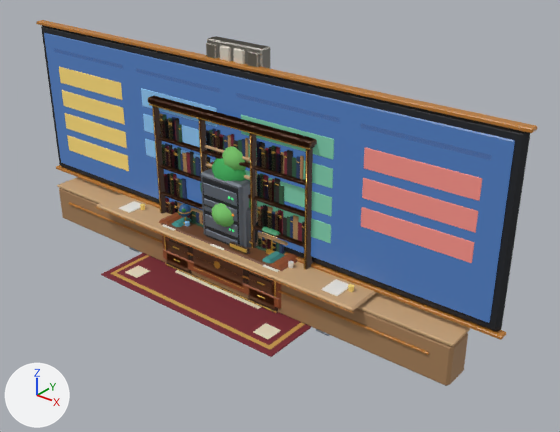
What one commit did to the glTF model apps/web/public/office/furniture.glb.
Both versions are drawn from a 50 mm lens placed at (6.97, -7.71, 6.06), pointed at (0.65, 0.19, 1.16). The axes (+X, +Y, +Z) are drawn at lower left. The lights are the same throughout. The older version comes first.

Script lines for the objects in view, before the commit:
```python
ob_counter = bpy.data.objects.new('counter', me_counter)
ob_counter.location = (0.0, 0.0, 0.0)
ob_plant_tall = bpy.data.objects.new('plant_tall', me_plant_tall)
ob_plant_tall.location = (0.0, 0.0, 0.0)
ob_server = bpy.data.objects.new('server', me_server)
ob_server.location = (0.0, 0.0, 0.0)
# also in view: 'bookcase_lux_e' at (0.0, -0.01, 1.32); 'bookcase_lux_w' at (0.0, -0.01, 1.32); 'rug_lux' at (0.0, 0.0, 0.02); 'sofa_lux' at (0.0, 0.0, 0.47); 'table' at (0.0, 0.0, 0.41)
```
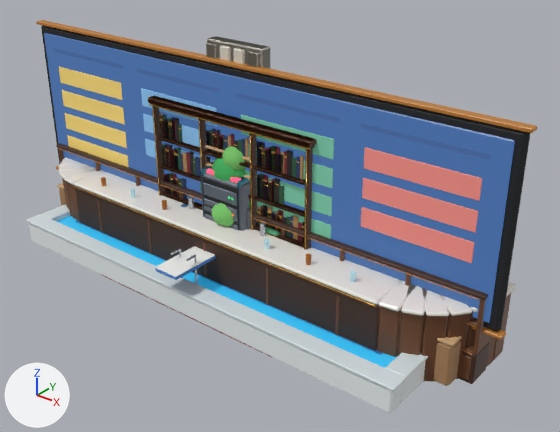
Patch to the scene script:
```diff
--- a/apps/web/public/office/furniture.glb.py
+++ b/apps/web/public/office/furniture.glb.py
@@ ob_diving_board @@
+ob_diving_board = bpy.data.objects.new('diving_board', me_diving_board)  # 256 vertices, 460 faces; spans x -0.27..0.27, y -1.5..0.39, z 0.0..1.12; in mat_pooltile (white #eef4f5), mat_poolcap (white #d9e3e6), mat_chrome (light grey #c9ced6), mat_boardblue (blue #3a7fd0), mat_net (white #f2f2ee)
+ob_diving_board.location = (0.0, 0.0, 0.0)
@@ ob_pool @@
+ob_pool = bpy.data.objects.new('pool', me_pool)  # 472 vertices, 872 faces; spans x -3.53..3.53, y -1.32..1.32, z 0.0..0.88; in mat_pooltile (white #eef4f5), mat_poolcap (white #d9e3e6), mat_water (cyan #39b6e0, glowing blue #1a6f96), mat_laneblue (blue #1d5f9a), mat_lanerope (yellow #f2d479), mat_chrome (light grey #c9ced6)
+ob_pool.location = (0.0, 0.0, 0.0)
@@ ob_arcade_b @@
+ob_arcade_b = bpy.data.objects.new('arcade_b', me_arcade_b)  # 378 vertices, 692 faces; spans x -0.38..0.38, y -0.45..0.35, z 0.0..1.8; in mat_neonteal (cyan #1f8f9a), mat_dark (black #1d2025), mat_metaldark (grey #6d747e), mat_red (red #cf4a44), mat_lemon (yellow #f2d479), mat_sky (blue #8ec1ea), mat_coral (pink #ee8f86), mat_ink (black #1a1a1a), mat_arcadescreen (cyan #7fe0ff, glowing blue #3fa8d8), mat_marqueeb (pink #ff7ab8, glowing pink #c2397a), mat_metal (grey #6f7884), mat_ledamber (orange #e08a2c, glowing brown #a8651a)
+ob_arcade_b.location = (0.0, 0.0, 0.0)
@@ ob_wine_wall @@
+ob_wine_wall = bpy.data.objects.new('wine_wall', me_wine_wall)  # 1920 vertices, 3184 faces; spans x -4.02..4.02, y -0.22..0.21, z 0.0..1.64; in mat_walnutdark (brown #432a1a), mat_walnut (brown #6e4529), mat_amber (orange #b9772a), mat_bottlegreen (dark green #2f6b3a), mat_bottleamber (brown #9a5a1c), mat_bottleclear (pale blue #d7ecef), mat_winered (dark red #6a1c2a)
+ob_wine_wall.location = (0.0, 0.0, 0.0)
@@ ob_bar_counter @@
+ob_bar_counter = bpy.data.objects.new('bar_counter', me_bar_counter)  # 1268 vertices, 2312 faces; spans x -4.05..4.05, y -0.86..0.7, z 0.0..1.52; in mat_walnut (brown #6e4529), mat_marble (white #f1ede6), mat_walnutdark (brown #432a1a), mat_amber (orange #b9772a), mat_gold (orange #d6aa4c), mat_chrome (light grey #c9ced6), mat_bottleamber (brown #9a5a1c), mat_glasstint (cyan #bfe0e6)
+ob_bar_counter.location = (0.0, 0.0, 0.0)
```

Changed parts and their boxes [x1, y1, x2, y2] in the pictures (560 x 432 px):
'bar_counter', added
    after: [59, 157, 516, 381]
    faces in mat_marble (white #f1ede6): [59, 157, 516, 316]
    faces in mat_walnutdark (brown #432a1a): [76, 189, 378, 351]
    faces in mat_walnut (brown #6e4529): [63, 179, 511, 381]
    faces in mat_gold (orange #d6aa4c): [73, 186, 376, 307]
    faces in mat_glasstint (cyan #bfe0e6): [130, 188, 356, 282]
'pool', added
    after: [26, 204, 428, 413]
    faces in mat_pooltile (white #eef4f5): [29, 213, 426, 413]
    faces in mat_poolcap (white #d9e3e6): [26, 204, 428, 391]
    faces in mat_water (cyan #39b6e0, glowing blue #1a6f96): [56, 216, 398, 368]
    faces in mat_laneblue (blue #1d5f9a): [75, 220, 383, 355]
'wine_wall', added (mostly hidden)
    after: [56, 143, 490, 384]
    faces in mat_walnutdark (brown #432a1a): [56, 143, 489, 384]
    faces in mat_walnut (brown #6e4529): [58, 148, 490, 380]
    faces in mat_amber (orange #b9772a): [59, 148, 479, 355]
'diving_board', added
    after: [155, 246, 216, 280]
    faces in mat_net (white #f2f2ee): [155, 246, 215, 277]
    faces in mat_boardblue (blue #3a7fd0): [155, 256, 216, 280]
'arcade_b', added (mostly hidden)
    after: [201, 166, 250, 225]
    faces in mat_neonteal (cyan #1f8f9a): [201, 166, 250, 225]
'rug_lux', unchanged, covered by the edit
    before: [101, 253, 311, 357]
    after: [101, 274, 272, 357]
'table', unchanged, covered by the edit
    before: [95, 194, 377, 336]
'counter', unchanged, covered by the edit
    before: [161, 204, 280, 313]
    after: [181, 204, 280, 238]
'sofa_lux', unchanged, covered by the edit
    before: [159, 213, 298, 309]
